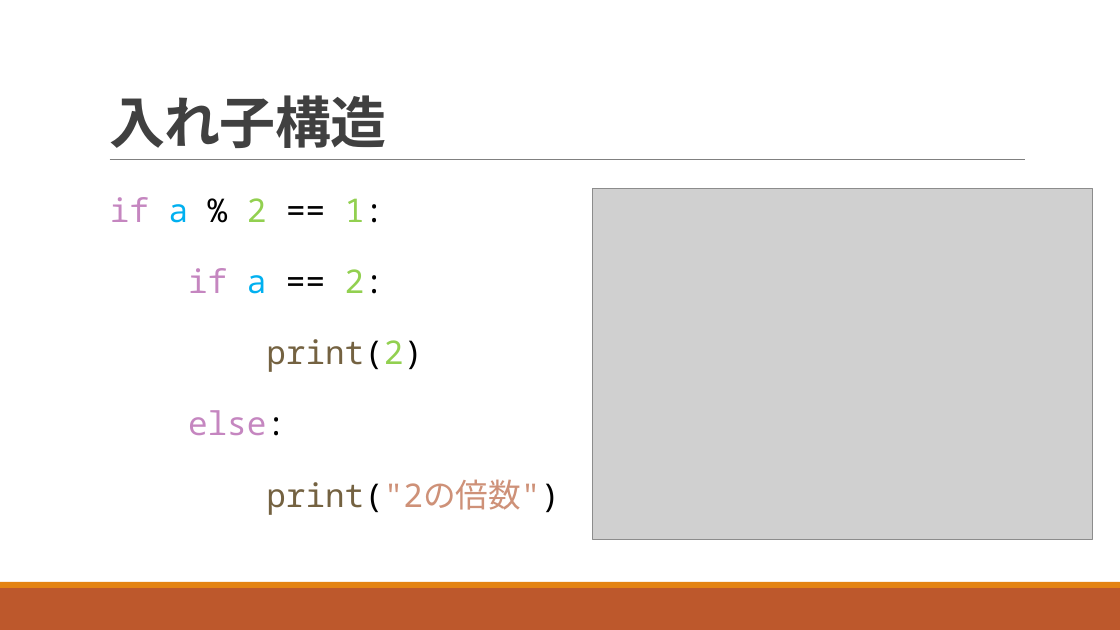
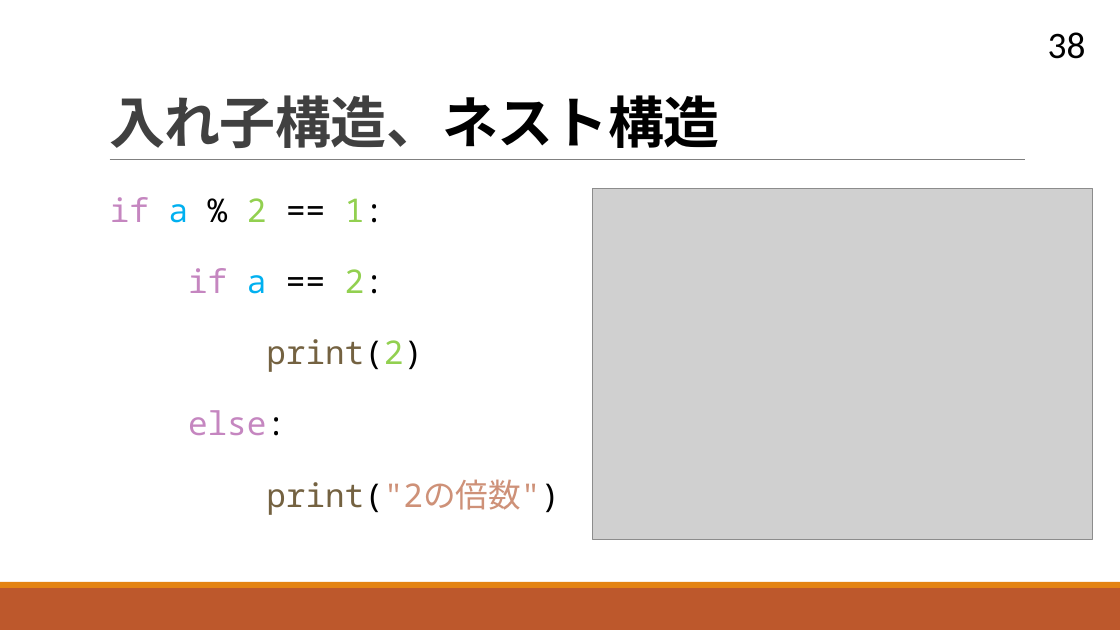
Before and after one commit to navy1634/Teach, a slide deck: slide 38 of 20230711/unit03.pptx (slide 35 before the commit). Drawn at 1120x630 pixels with LibreOffice and Linux fonts; fonts in the diff are those of the drawing; grey boxes stand for pictures. Boxes give left, top, right and bottom in pixels: in the first picture for what was removed or moved away, otherwise in the second. Text is boxed around its words. In the diff, an @@ line names an element or a change of style, - is before the commit and + after.

```diff
--- a/20230711/unit03.pptx
+++ b/20230711/unit03.pptx
@@ page number added at box(1048, 32, 1086, 59), 32 pt, text #000000 @@
+38
@@ title at box(109, 95, 720, 148): text changed @@
-入れ子構造
+入れ子構造、ネスト構造
```
Also in this commit, not shown: 50 other slides changed, 4 slides added, 1 other file.
